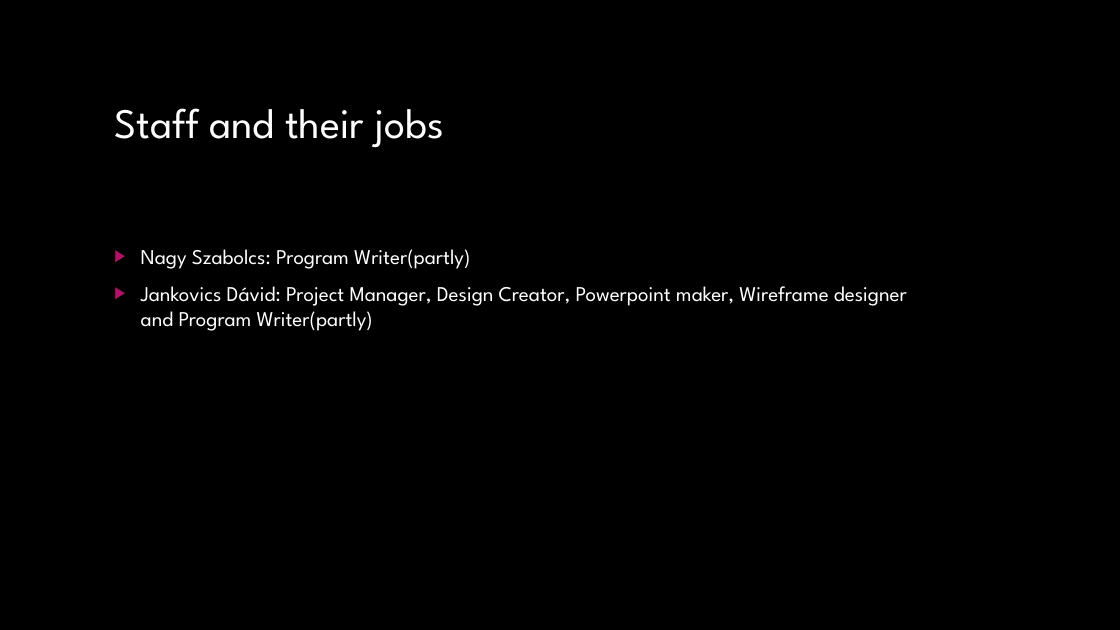
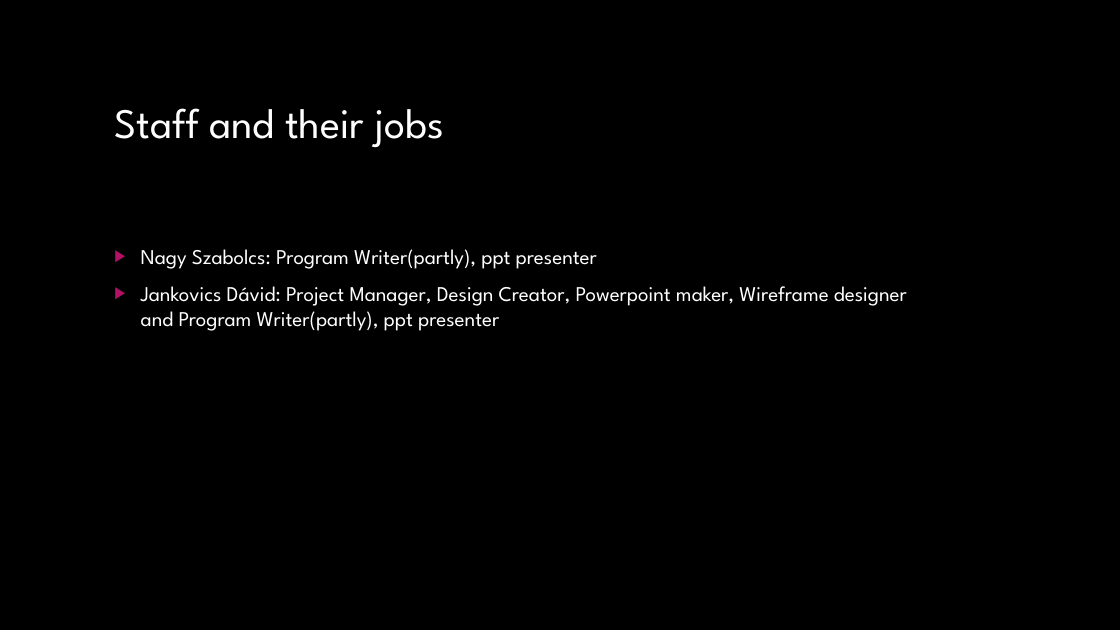
Before and after one commit to kizsi2019/KA_11D, a slide deck: slide 3 of Jankovics Dávid/C#/Ügyfélkezelő Alkalmazás/customer management application eng.pptx. Drawn at 1120x630 pixels with LibreOffice and Linux fonts; fonts in the diff are those of the drawing; background and template pictures are left out. Boxes give left, top, right and bottom in pixels: in the first picture for what was removed or moved away, otherwise in the second. Text is boxed around its words. In the diff, an @@ line names an element or a change of style, - is before the commit and + after.

Commit message:
ppt

```diff
--- a/Jankovics Dávid/C#/Ügyfélkezelő Alkalmazás/customer management application eng.pptx
+++ b/Jankovics Dávid/C#/Ügyfélkezelő Alkalmazás/customer management application eng.pptx
@@ text at (141,249,907,331): text changed @@
-▶ Nagy Szabolcs: Program Writer(partly)
-▶ Jankovics Dávid: Project Manager, Design Creator, Powerpoint maker, Wireframe designer and Program Writer(partly)
+▶ Nagy Szabolcs: Program Writer(partly), ppt presenter
+▶ Jankovics Dávid: Project Manager, Design Creator, Powerpoint maker, Wireframe designer and Program Writer(partly), ppt presenter
```
Also in this commit, not shown: 1 other file.
